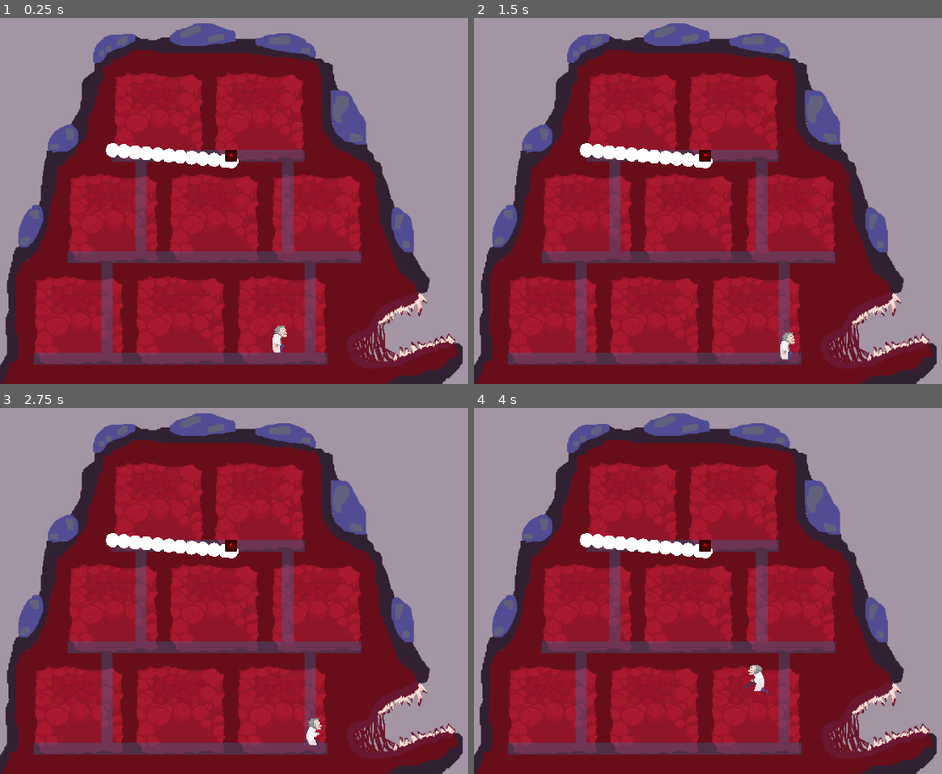
Above: before the commit, frames 1-4 (two rows, left to right).
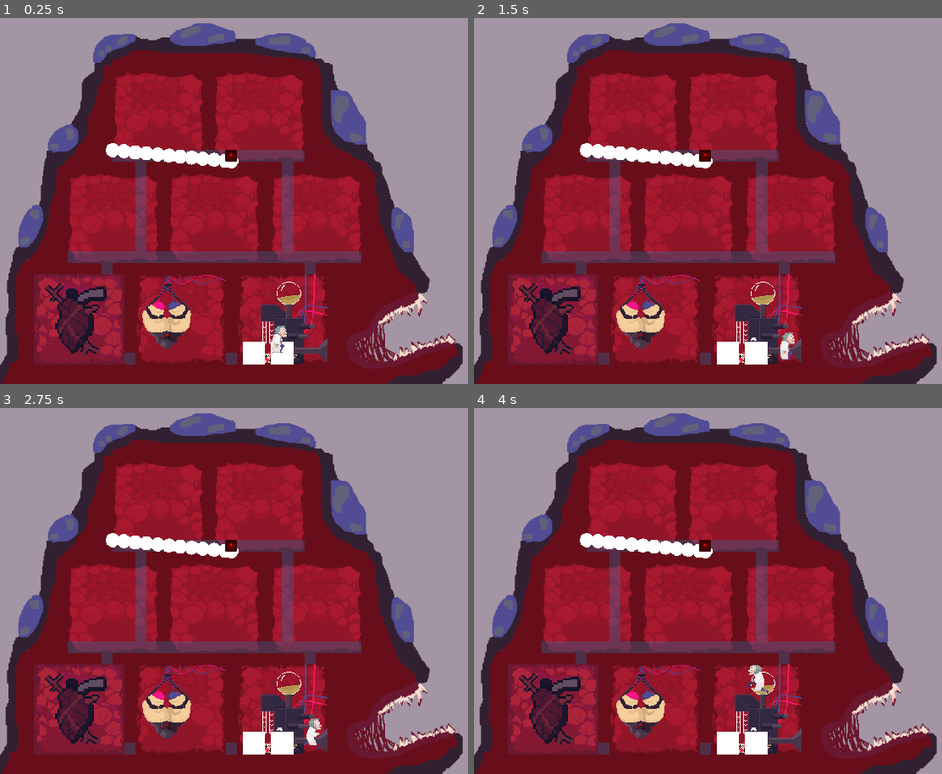
Above: after the commit, the same moments.

Repository: schnuet/ld-game-2020-4
Game: Godot game, scene res://rooms/main.tscn
Same seed, same stepped clock (60 frames per second), same inputs: the game is played once before the commit and once after it. This scene is started directly instead of the project's main scene. The engine's default icon, where the game draws it, is replaced by a stand-in: a white triangle on a blue panel in a dark square.
Inputs (mouse positions are in pixels of both pictures, inside the frame that each line leads up to):
- Up to frame 1 (0.25 s): no input
- Up to frame 2 (1.5 s): move the mouse to (outside the picture) at 0.52 s; hold D (right) 0.53-1.28 s; tap Space (trigger_action) at 0.6, 1.35 s; click (outside the picture) at 0.67 s; move the mouse to (675, 211) at 1.27 s; hold S (down) from 1.28 s (still down)
- Up to frame 3 (2.75 s): tap Enter at 2 s; move the mouse to (407, 499) at 2.02 s; release S (down) at 2.03 s; hold D (right) from 2.03 s (still down); tap Space (trigger_action) at 2.1 s
- Up to frame 4 (4 s): tap Space (trigger_action) at 2.75, 2.85, 3.6 s; move the mouse to (778, 660) at 2.77 s; release D (right) at 2.78 s; hold W (up) 2.78-3.53 s; click (778, 660) at 2.92 s; move the mouse to (outside the picture) at 3.52 s; hold A (left) from 3.53 s (still down)

The runs differ from the first frame. In frame 1, 8.3% of the frame differs, in the area x 7-70%, y 69-95%; in frame 2, 8.3%; in frame 3, 8.3%; in frame 4, 8.4%.

Commit message:
add stations to main scene

Diff:
--- a/rooms/main.tscn
+++ b/rooms/main.tscn
@@ -9,6 +9,9 @@
 [ext_resource path="res://sprites/tiles/Ladder.png" type="Texture" id=7]
 [ext_resource path="res://sprites/tiles/tileset.tres" type="TileSet" id=8]
 [ext_resource path="res://sprites/kronenberg.png" type="Texture" id=9]
+[ext_resource path="res://objects/stations/StomachStation.tscn" type="PackedScene" id=10]
+[ext_resource path="res://objects/stations/KidneyStation.tscn" type="PackedScene" id=11]
+[ext_resource path="res://objects/stations/HeartStation.tscn" type="PackedScene" id=12]
 
 [sub_resource type="GDScript" id=1]
 script/source = "extends Node2D
@@ -161,6 +164,17 @@
 format = 1
 tile_data = PoolIntArray( 393225, 4, 0, 393243, 4, 0, 458761, 4, 0, 458779, 4, 0, 524297, 4, 0, 524315, 4, 0, 589833, 4 …(1729 unchanged characters)…
 
+[node name="Stations" type="Node2D" parent="."]
+
+[node name="StomachStation" parent="Stations" instance=ExtResource( 10 )]
+position = Vector2( 336, 384 )
+
+[node name="KidneyStation" parent="Stations" instance=ExtResource( 11 )]
+position = Vector2( 192, 384 )
+
+[node name="HeartStation" parent="Stations" instance=ExtResource( 12 )]
+position = Vector2( 48, 384 )
+
 [node name="Minion" parent="." instance=ExtResource( 1 )]
 
 [node name="Player" parent="." instance=ExtResource( 3 )]
Not shown: 1 places in rooms/main.tscn that only renumber resources
